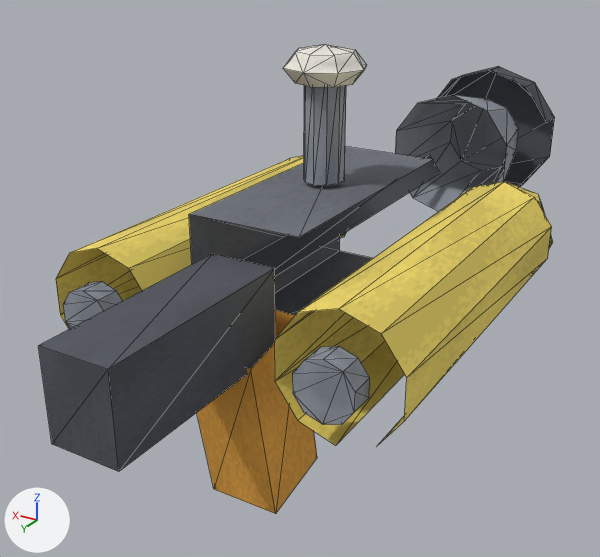
One commit to the glTF model packages/client/public/models/weapons/weapon_flamer.glb: the scene before it, then after it.
Rendered twice from a 50 mm camera at (-0.95, 1.5, 0.81) aimed at (0.15, -0.33, -0.11). Arrows for +X, +Y and +Z are at lower left; the lights stay in place. The picture after the commit comes second. Mesh edges are drawn as thin lines. Vertices at exactly the same position are counted once.

Names of what the first picture shows: 'weapon_flamer'.
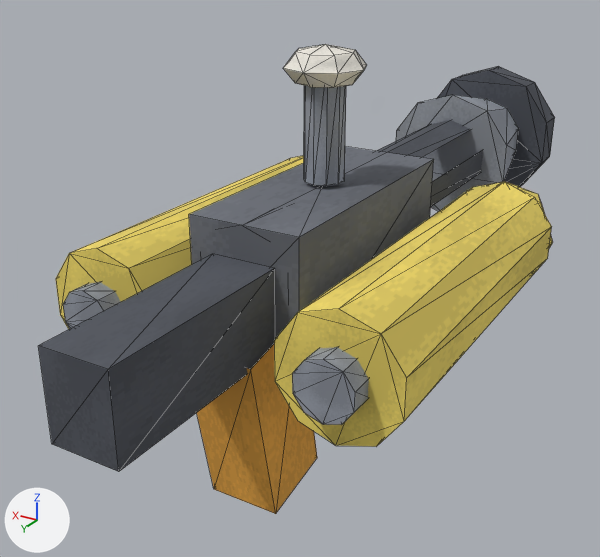
Boxes (x1, y1, x2, y2) around the edits, measured in the pictures (600 x 557 px):
part 1 of me_weapon_flamer, added
    after: (56, 95, 553, 447)
part 2 of me_weapon_flamer, added
    after: (437, 70, 555, 187)

The change, as a list of edits to the scene's bpy script:
```text
Change me_weapon_flamer:
    used by ob_weapon_flamer; location = (0.0, 0.0, 0.0)
    remove me_weapon_flamer.from_pydata(...)  # 249 vertices, 326 faces; spans x -0.45..0.45, y -1.63..0.65, z -0.48..0.55
    add me_weapon_flamer.from_pydata(...)  # 277 vertices, 422 faces; spans x -0.45..0.45, y -1.63..0.65, z -0.48..0.55
    me_weapon_flamer part 1
    21 vertices are added at x -0.41..0.41, y -1.15..-0.53, z -0.11..0.22
    6 new vertices lie (0.0, 1.3, 0.0) away from vertices in x -0.11..0.11, y -1.15, z 0.06..0.22
    76 new faces join them
    me_weapon_flamer part 2
    10 new faces join them
    other edits to the shape of me_weapon_flamer do not show in these pictures
```
